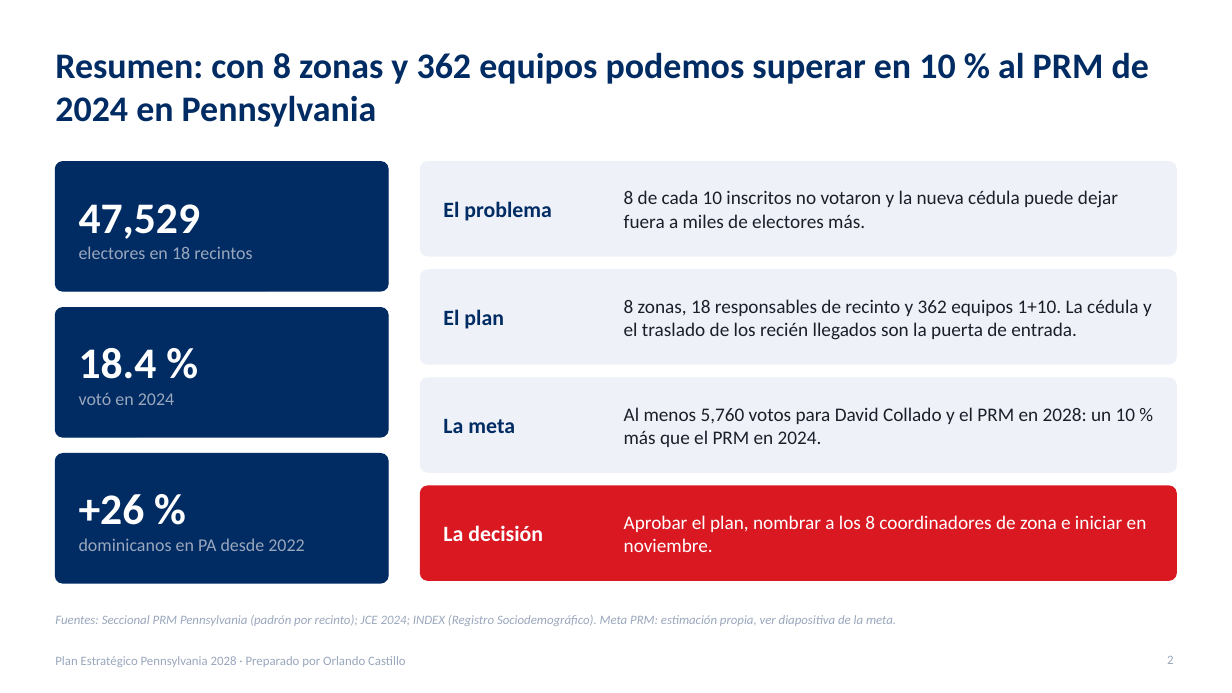
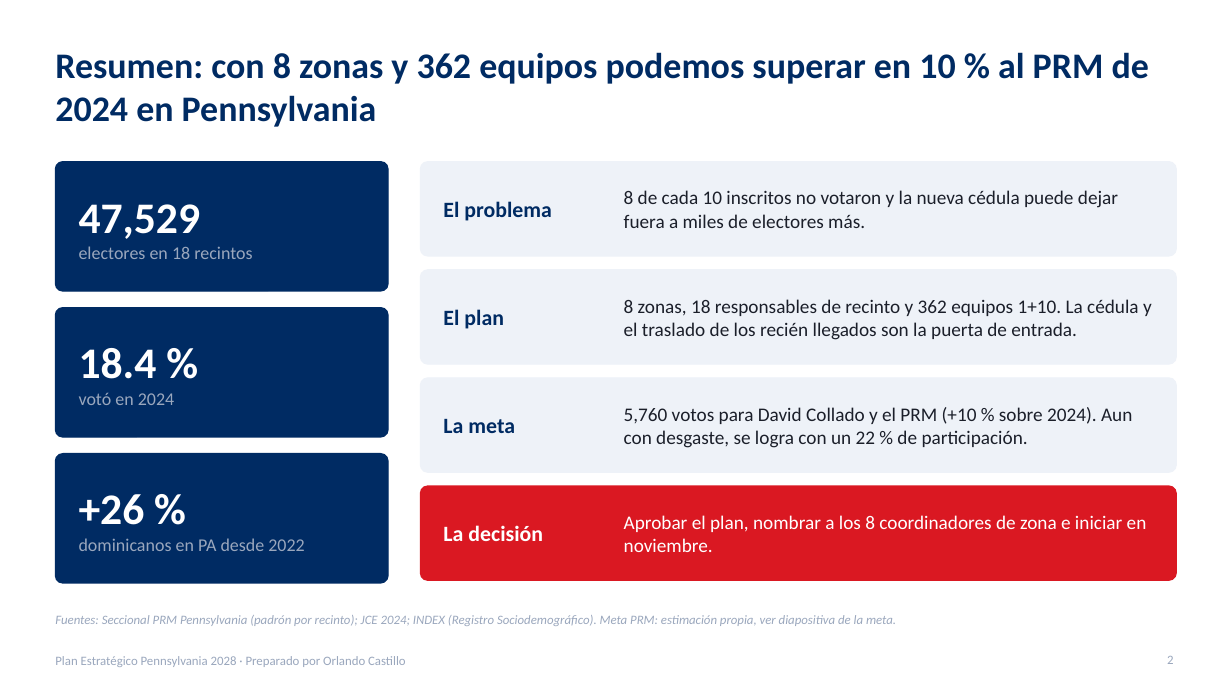
Before and after one commit to rcastillo9556/pdf-toolkit, a slide deck: slide 2 of presentaciones/Plan_Estrategico_Pennsylvania_2028.pptx. Drawn at 1232x693 pixels with LibreOffice and Linux fonts; fonts in the diff are those of the drawing. Boxes give left, top, right and bottom in pixels: in the first picture for what was removed or moved away, otherwise in the second. Text is boxed around its words. In the diff, an @@ line names an element or a change of style, - is before the commit and + after.

```diff
--- a/presentaciones/Plan_Estrategico_Pennsylvania_2028.pptx
+++ b/presentaciones/Plan_Estrategico_Pennsylvania_2028.pptx
@@ text at (624,407,1132,448): text changed @@
-Al menos 5,760 votos para David Collado y el PRM en 2028: un 10 % más que el PRM en 2024.
+5,760 votos para David Collado y el PRM (+10 % sobre 2024). Aun con desgaste, se logra con un 22 % de participación.
```
Also in this commit, not shown: 1 other slide changed, 1 other file.
